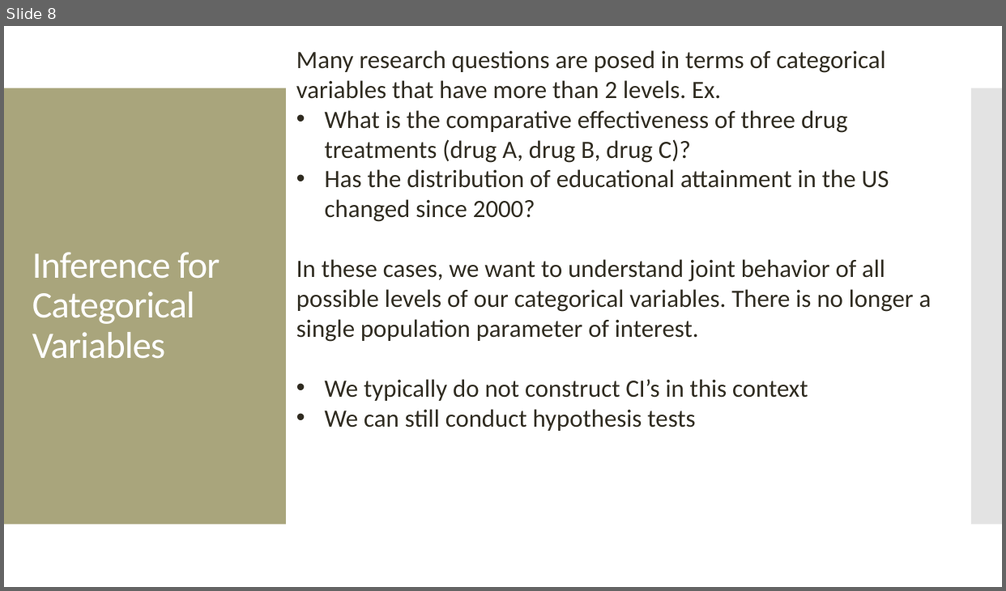
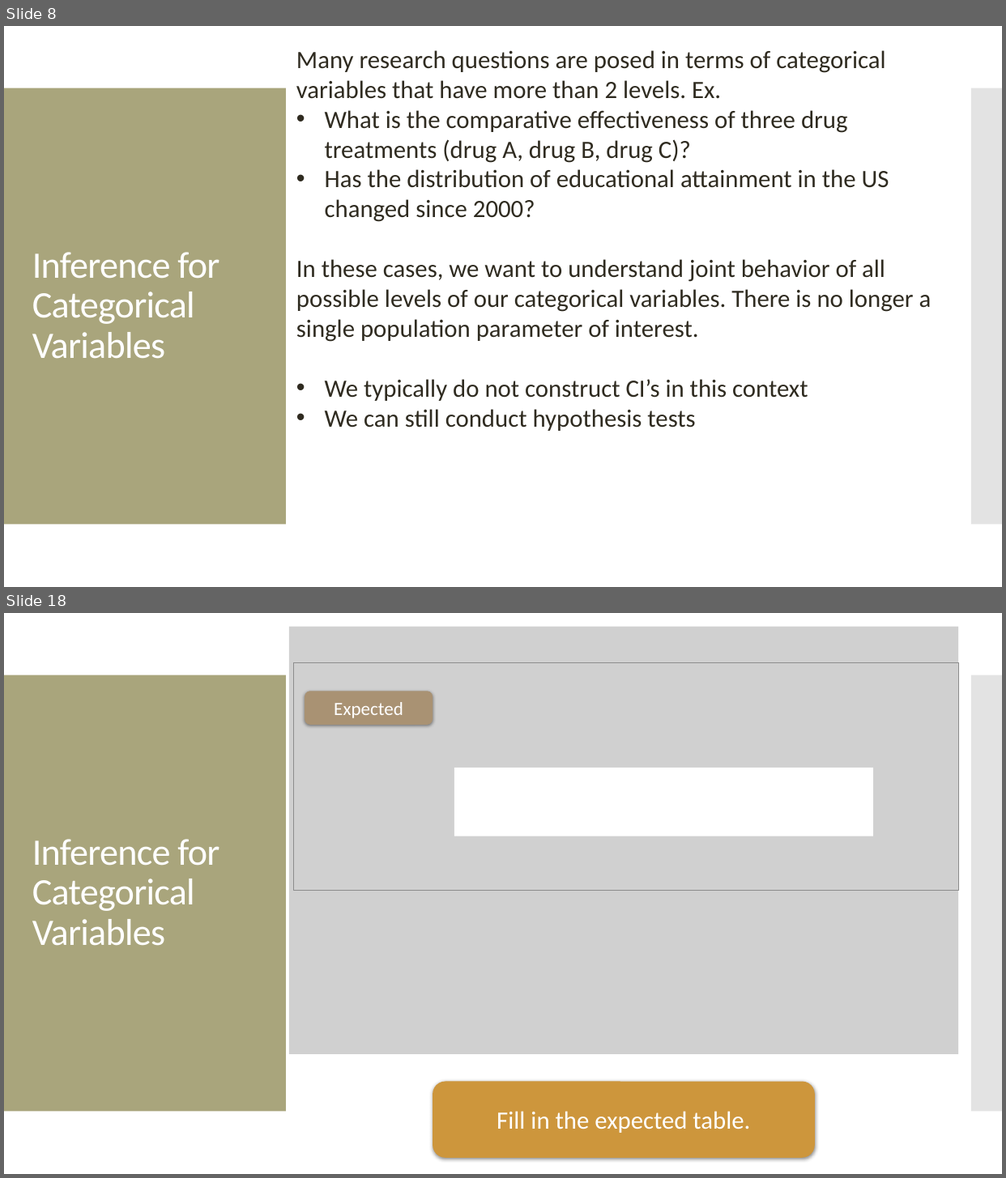
Before and after one commit to amosca01/MATH108-S24, a slide deck: slides/12-categorical-inference-pt2.pptx. Shown one above the other, each under a label of ours: slide 8 before the commit, slides 8 and 18 after it; the slides between them are not shown. The pictures are 1006x591 and 1006x1178 pixels, drawn with LibreOffice and Linux fonts; fonts in the diff are those of the drawing; grey boxes stand for pictures. Boxes give left, top, right and bottom in pixels: in the first picture for what was removed or moved away, otherwise in the second. Text is boxed around its words. In the diff, an @@ line names an element or a change of style, - is before the commit and + after.

```diff
--- a/slides/12-categorical-inference-pt2.pptx
+++ b/slides/12-categorical-inference-pt2.pptx
@@ slide 18 added at [4, 613, 1002, 1174], background #FFFFFF; not listed: 2 template elements that a slide beside it also shows @@
@@ picture added at [289, 627, 958, 1054] @@
@@ picture added at [294, 662, 958, 891] @@
@@ rounded rectangle added at [305, 691, 433, 725], fill #AA9373, 18 pt, text #FFFFFF @@
+Expected
@@ rectangle added at [454, 767, 874, 836], fill #FFFFFF @@
@@ title added at [32, 839, 219, 946], 36 pt, text #FFFFFF @@
+Inference for Categorical Variables
@@ rounded rectangle added at [433, 1082, 816, 1158], fill #CE963C, 24 pt, text #FFFFFF @@
+Fill in the expected table.
```
Also in this commit, not shown: 1 slide changed, 16 other slides added, 8 other files.
